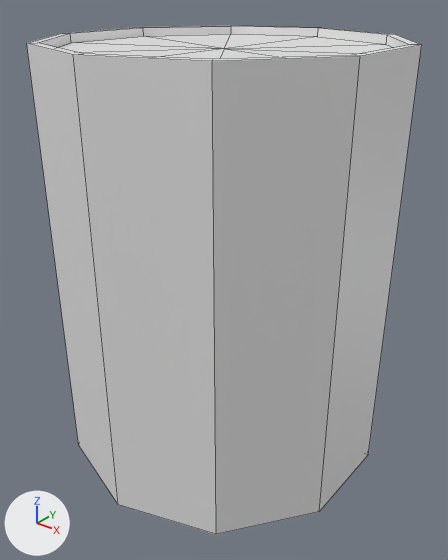
A saved change to the Blender file Blend Files/Barrel.blend.
One viewpoint serves both versions: a 50 mm camera at (2.18, -2.73, 1.53) aimed at (0.04, -0.05, -0.13). Lighting does not change. The marker at lower left points along +X, +Y and +Z. The first picture is the older version. Mesh edges are drawn as thin lines.
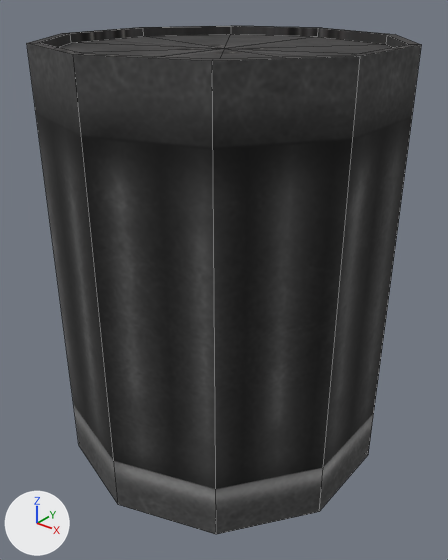
Diff of the bpy script that builds the scene:
```diff
--- a/Blend Files/Barrel.blend.py
+++ b/Blend Files/Barrel.blend.py
@@ img_barrel_png @@
+img_barrel_png = load_image('Barrel.png', 'Barrel.png', 1024, 1024, 'sRGB')
@@ mat_material @@
+mat_material = principled_material('Material')
+mat_material.texture = img_barrel_png
+mat_material.roughness = 1.0
@@ me_cylinder_001 @@
 me_cylinder_001.from_pydata(...)  # 62 vertices, 70 faces; spans x -0.95..0.95, y -1.0..1.0, z -1.25..1.25
+me_cylinder_001.materials.append(mat_material)  # picture img_barrel_png
```

Pixel boxes [x1, y1, x2, y2] of what changed, in the pictures (448 x 560 px):
'Mesh', recoloured (white to black): [27, 26, 421, 534] in both
